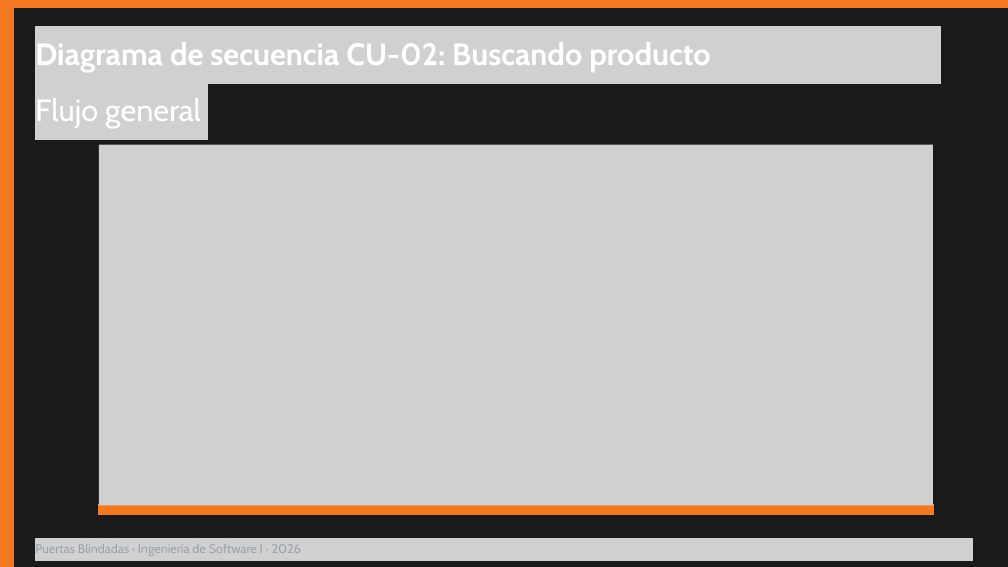
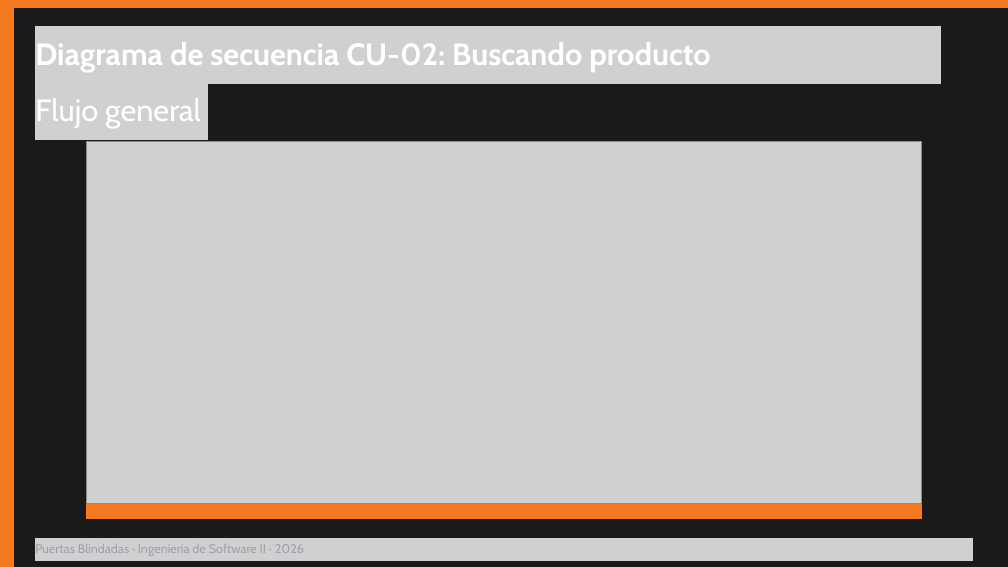
Before and after one commit to Puertasblindadasgrupo14inventario/Puertas-Blindadas-Inventario, a slide deck: slide 11 of Incremento 1 - grupo 14/Incremento 1 - Anexos - Grupo 14.pptx. Drawn at 1008x567 pixels with LibreOffice and Linux fonts; fonts in the diff are those of the drawing; grey boxes stand for pictures. Boxes give left, top, right and bottom in pixels: in the first picture for what was removed or moved away, otherwise in the second. Text is boxed around its words. In the diff, an @@ line names an element or a change of style, - is before the commit and + after.

```diff
--- a/Incremento 1 - grupo 14/Incremento 1 - Anexos - Grupo 14.pptx
+++ b/Incremento 1 - grupo 14/Incremento 1 - Anexos - Grupo 14.pptx
@@ picture: place and size @@
-picture at box(99, 145, 933, 506)
+picture at box(87, 141, 922, 503)
@@ freeform shape: place and size @@
-freeform shape at box(98, 505, 933, 515)
+freeform shape at box(87, 505, 922, 519)
@@ text at box(35, 544, 304, 556): text changed @@
-Puertas Blindadas · Ingeniería de Software I · 2026
+Puertas Blindadas · Ingeniería de Software II · 2026
```
Also in this commit, not shown: 22 other slides changed.
